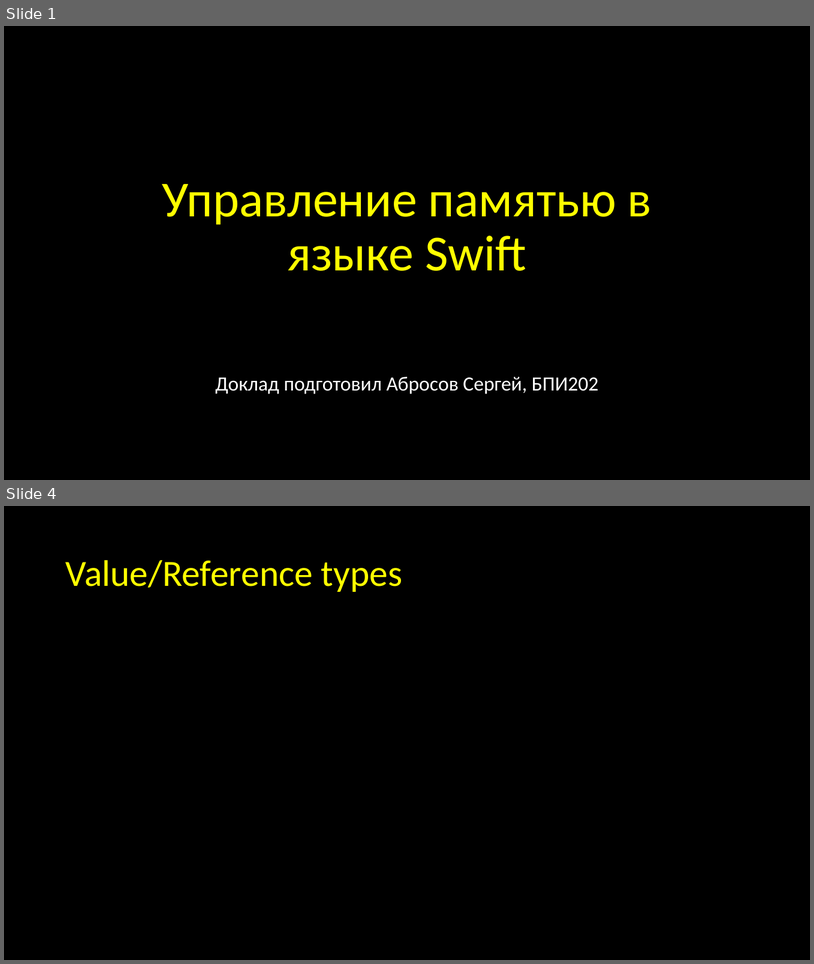
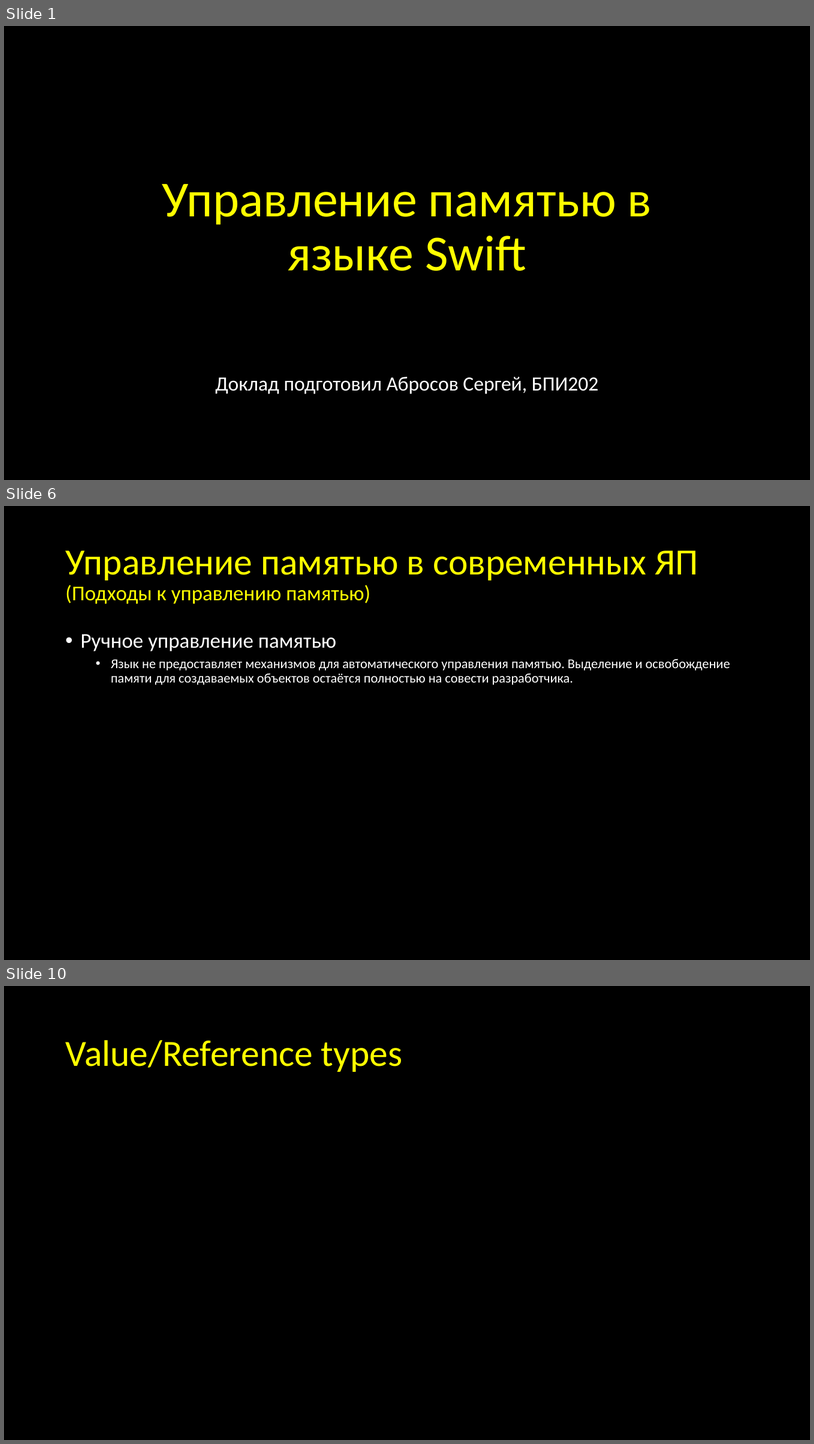
Before and after one commit to abrosov-sergey/HSE-iOS-KpV-2nd, a slide deck: 1st-presentation/Abrosov-1st-presentation.pptx. Shown one above the other, each under a label of ours: slides 1 and 4 before the commit, slides 1, 6 and 10 after it; the slides between them are not shown. The pictures are 814x964 and 814x1444 pixels, drawn with LibreOffice and Linux fonts; fonts in the diff are those of the drawing. Boxes give left, top, right and bottom in pixels: in the first picture for what was removed or moved away, otherwise in the second. Text is boxed around its words. In the diff, an @@ line names an element or a change of style, - is before the commit and + after.

```diff
--- a/1st-presentation/Abrosov-1st-presentation.pptx
+++ b/1st-presentation/Abrosov-1st-presentation.pptx
@@ slide 6 added at bbox=[4, 506, 810, 960], background #000000 @@
@@ title added at bbox=[65, 550, 698, 604], 44 pt, text #FFFF00 @@
+Управление памятью в современных ЯП
+(Подходы к управлению памятью)
@@ text added at bbox=[81, 634, 731, 685], 16 pt, text #FFFFFF @@
+• Ручное управление памятью
+  • Язык не предоставляет механизмов для автоматического управления памятью. Выделение и освобождение памяти для создаваемых объектов остаётся полностью на совести разработчика.
@@ what was slide 4 is now slide 10 @@
```
Also in this commit, not shown: 2 slides changed, 7 other slides added.
